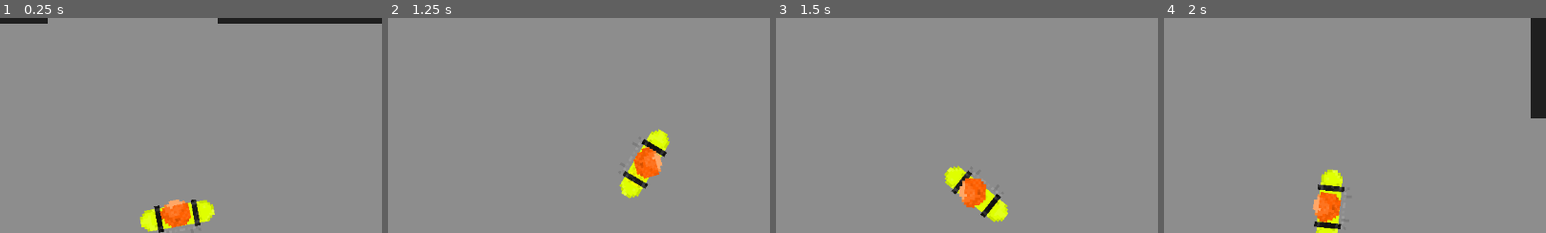
Above: before the commit, frames 1-4 (left to right).
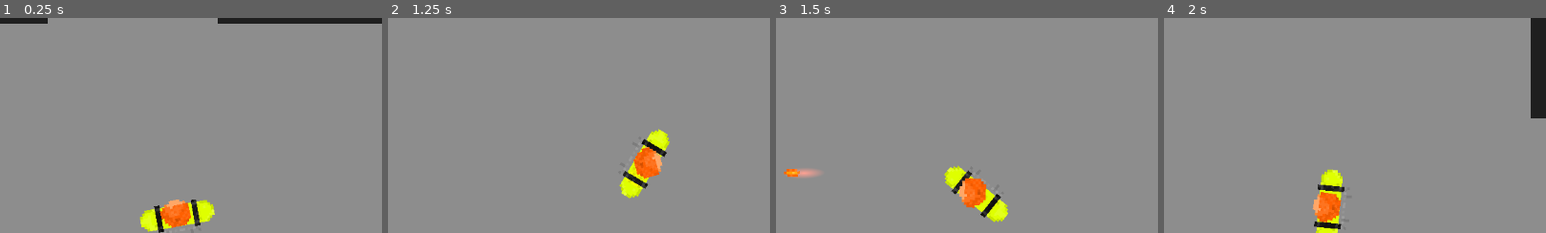
Above: after the commit, the same moments.

Repository: sirbiscuit87/Shoot
Game: Godot game, scene res://main.tscn
Same seed, same stepped clock (60 frames per second), same inputs: the game is played once before the commit and once after it.
Inputs (mouse positions are % of the whole screen's width and height, from its top left):
- Up to frame 1 (0.25 s): no input
- Up to frame 2 (1.25 s): move the mouse to (72, 45) at 0.52 s; hold D (move_right) from 0.53 s (still down); hold Right mouse button (aim) from 0.53 s (still down)
- Up to frame 3 (1.5 s): move the mouse to (30, 55) at 1.27 s; release D (move_right) at 1.28 s; release Right mouse button (aim) at 1.28 s; hold S (move_down) from 1.28 s (still down); click (30, 55) at 1.35 s
- Up to frame 4 (2 s): keep holding S (move_down)
The pictures show only the part of the screen within x 28-78%, y 16-66%; the shares and areas given below are measured in that part.

Frames 1-2 are identical in both runs. In frame 3, 0.3% of the frame differs, in the area x 2-12%, y 70-75%; in frame 4, nothing differs.
Error in both runs: Invalid operands 'float' and 'Nil' in operator '-'. (res://Scenes/camera.gd:28)

Commit message:
moved bullet scene data into specific bullet class

Diff:
--- a/shoot/Scripts/Gun/Base/bullet.gd
+++ b/shoot/Scripts/Gun/Base/bullet.gd
@@ -4,9 +4,10 @@
 var direction: Vector2
 var velocity: float # Pixels per physics tick (60 per second). Values too high may result in clipping issues.
 var source_node: Node2D # Source of bullet so player doesnt shoot themselves when bullet spawns
+static var scene: PackedScene
 
 # A bullet scene must be instantiated with an initial direction vector. Usually where the mouse points.
-static func create_new_bullet(scene: PackedScene, _source_node: Node2D, _direction: Vector2, _velocity = 50) -> Bullet:
+static func create_new_bullet(_source_node: Node2D, _direction: Vector2, _velocity = 50) -> Bullet:
 	var new_bullet = scene.instantiate()
 	new_bullet.source_node = _source_node
 	new_bullet.rotation = _direction.angle()
--- a/shoot/Scripts/Gun/Base/bullet_type.gd
+++ /dev/null
@@ -1,5 +0,0 @@
-
-enum BulletType {
-    SMALL,
-    LARGE
-}
--- a/shoot/Scripts/Gun/Base/gun.gd
+++ b/shoot/Scripts/Gun/Base/gun.gd
@@ -1,16 +1,11 @@
 extends Node2D
 class_name Gun
-const BulletType = preload("res://Scripts/Gun/Base/bullet_type.gd").BulletType
-const LargeBulletScene = preload("res://Scenes/Projectiles/large_bullet.tscn")
-const LargeBullet = preload("res://Scripts/Gun/Bullets/large_bullet.gd")
-const SmallBulletScene = preload("res://Scenes/Projectiles/small_bullet.tscn")
-const SmallBullet = preload("res://Scripts/Gun/Bullets/small_bullet.gd")
 
 # Base class for all future guns. Default values set to resemble an AK, for testing.
 enum Caliber {SMALL, RIFLE, SHOTGUN}
 enum FiringMode {SINGLE, AUTO, BURST}
 var firing_mode_count: int = 2
-var bullet_type : BulletType
+var bullet_type : Bullet
 var caliber: Caliber = Caliber.RIFLE
 var fire_mode: FiringMode = FiringMode.SINGLE
 var burst_size: int
@@ -23,7 +18,7 @@
 
 # Not implemented
 var spread: int # Aim cone in degrees
-func _init(_bullet_type: BulletType) -> void:
+func _init(_bullet_type: Bullet) -> void:
 	bullet_type = _bullet_type
 
 var mouse_held: bool = false
@@ -90,12 +85,7 @@
 func _get_bullet() -> Bullet:
 	var parent = get_parent()
 	var point = get_global_mouse_position() - global_position
-	var bullet: Bullet
-	match bullet_type:
-		BulletType.LARGE:
-			bullet = LargeBullet.create(LargeBulletScene, parent, point)
-		BulletType.SMALL:
-			bullet = SmallBullet.create(SmallBulletScene, parent, point)
+	var bullet = bullet_type.create(parent, point)
 	bullet.global_position = global_position
 	return bullet
 
--- a/shoot/Scripts/Gun/Bullets/large_bullet.gd
+++ b/shoot/Scripts/Gun/Bullets/large_bullet.gd
@@ -1,5 +1,8 @@
 extends "res://Scripts/Gun/Base/bullet.gd"
 
-static func create(_scene, _source_node, _direction) -> Bullet:
+static func _static_init() -> void:
+	scene = preload("res://Scenes/Projectiles/large_bullet.tscn")
+
+static func create(_source_node, _direction) -> Bullet:
 	var _velocity = 20
-	return Bullet.create_new_bullet(_scene, _source_node, _direction, _velocity)
+	return Bullet.create_new_bullet(_source_node, _direction, _velocity)
--- a/shoot/Scripts/Gun/Bullets/small_bullet.gd
+++ b/shoot/Scripts/Gun/Bullets/small_bullet.gd
@@ -1,5 +1,8 @@
 extends "res://Scripts/Gun/Base/bullet.gd"
 
-static func create(_scene, _source_node, _direction) -> Bullet:
+static func _static_init() -> void:
+	scene = preload("res://Scenes/Projectiles/small_bullet.tscn")
+
+static func create(_source_node, _direction) -> Bullet:
 	var _velocity = 50
-	return Bullet.create_new_bullet(_scene, _source_node, _direction, _velocity)
+	return Bullet.create_new_bullet(_source_node, _direction, _velocity)
--- a/shoot/Scripts/Gun/Guns/shit_gun.gd
+++ b/shoot/Scripts/Gun/Guns/shit_gun.gd
@@ -1,5 +1,6 @@
 extends "res://Scripts/Gun/Base/gun.gd"
+var LargeBullet = preload("res://Scripts/Gun/Bullets/large_bullet.gd")
 
 # attributes for our gun will go here
 func _init() -> void:
-    super(BulletType.SMALL)
+    super(LargeBullet.new())
